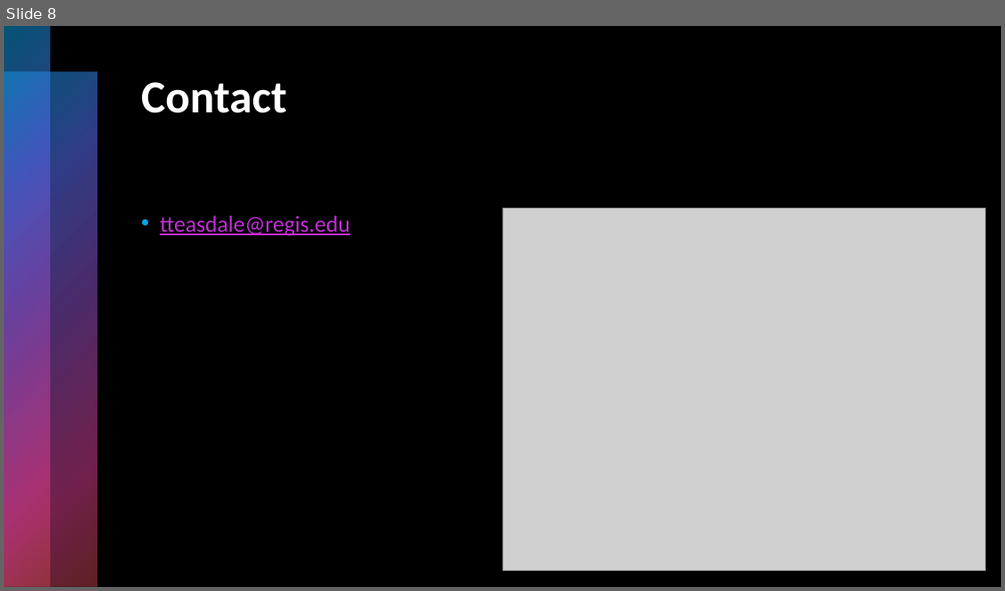
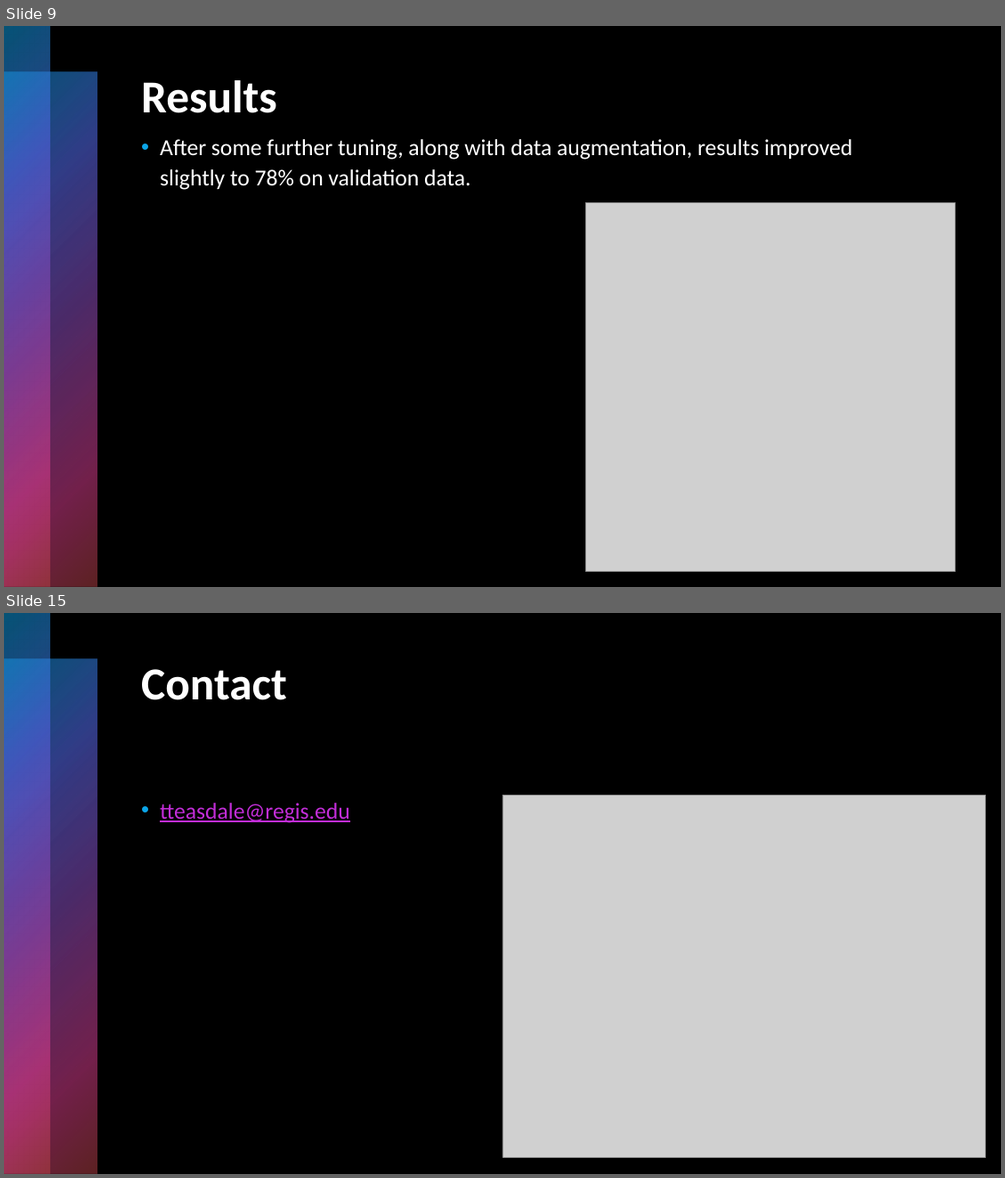
Before and after one commit to pythonpandas303/PlantDiseaseID, a slide deck: Presentations/Final_Project.pptx. Shown one above the other, each under a label of ours: slide 8 before the commit, slides 9 and 15 after it; the slides between them are not shown. The pictures are 1005x591 and 1005x1178 pixels, drawn with LibreOffice and Linux fonts; fonts in the diff are those of the drawing; grey boxes stand for pictures. Boxes give left, top, right and bottom in pixels: in the first picture for what was removed or moved away, otherwise in the second. Text is boxed around its words. In the diff, an @@ line names an element or a change of style, - is before the commit and + after.

```diff
--- a/Presentations/Final_Project.pptx
+++ b/Presentations/Final_Project.pptx
@@ slide 9 added at bbox=[4, 26, 1001, 587], background #000000; not listed: 2 template elements that a slide beside it also shows @@
@@ title added at bbox=[141, 80, 277, 113], 44 pt, text #FFFFFF, bold @@
+Results
@@ text added at bbox=[160, 139, 852, 190], 22 pt, text #FFFFFF @@
+• After some further tuning, along with data augmentation, results improved slightly to 78% on validation data.
@@ picture added at bbox=[586, 202, 955, 572] @@
@@ what was slide 8 is now slide 15 @@
```
Also in this commit, not shown: 3 slides changed, 6 other slides added, 1 other file.
